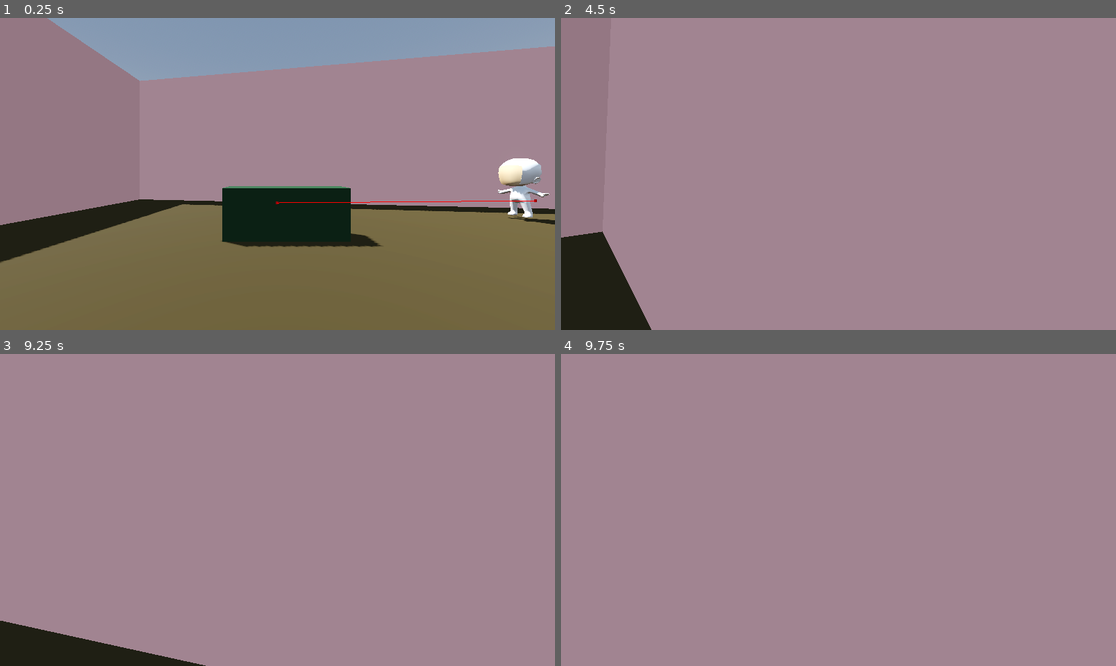
Above: before the commit, frames 1-4 (two rows, left to right).
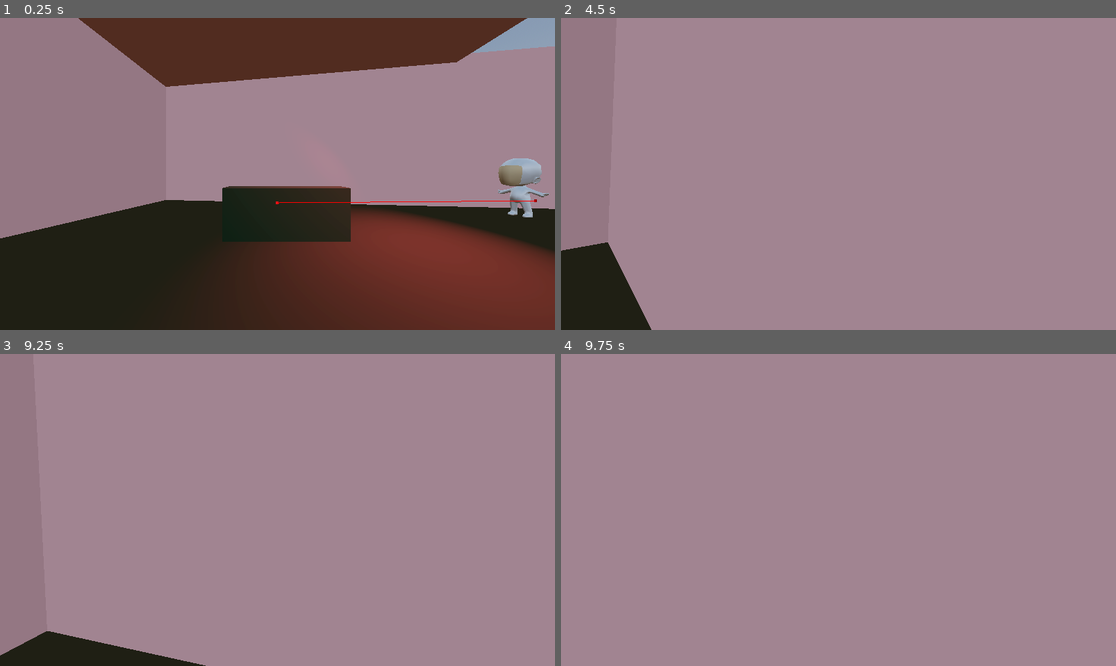
Above: after the commit, the same moments.

Repository: EppuKoskiranta/fgj26
Game: Godot game, scene res://root.tscn
The game is run twice, just before and just after one commit, with the same random seed, the same clock (stepped at 60 frames per second) and the same inputs.
Inputs (mouse positions are in pixels of both pictures, inside the frame that each line leads up to):
- Up to frame 1 (0.25 s): no input
- Up to frame 2 (4.5 s): tap Enter (ui_accept) at 0.5, 0.77, 1.52, 2, 2.75, 3.02, 3.5, 3.77, 4.25 s; move the mouse to (866, 174) at 0.52 s; hold Up (move_forward) from 0.53 s (still down); right-click (866, 174) at 0.6 s; click (866, 174) at 0.67 s; move the mouse to (810, 174) at 1.27 s; tap E (interact) at 1.35 s; move the mouse to (849, 167) at 2.02 s; tap Tab at 2.1, 4.35 s; move the mouse to (832, 180) at 2.77 s; right-click (832, 180) at 2.85 s; click (832, 180) at 2.92 s; move the mouse to (877, 177) at 3.52 s; hold E (interact) 3.53-4.28 s; move the mouse to (794, 170) at 4.27 s
- Up to frame 3 (9.25 s): tap Enter (ui_accept) at 4.52, 5.75, 6.02, 6.77, 7.52, 9.02 s; move the mouse to (283, 510) at 5.02 s; right-click (283, 510) at 5.1 s; click (283, 510) at 5.17 s; move the mouse to (255, 503) at 5.77 s; release Up (move_forward) at 5.78 s; hold Right (move_right) 5.78-6.53 s; tap E (interact) at 5.85 s; move the mouse to (305, 510) at 6.52 s; hold Up (move_forward) 6.53-8.78 s; tap Tab at 6.6, 8.85 s; move the mouse to (249, 510) at 7.27 s; right-click (249, 510) at 7.35 s; click (249, 510) at 7.42 s; move the mouse to (288, 503) at 8.02 s; hold E (interact) 8.03-8.78 s; move the mouse to (271, 516) at 8.77 s; hold Left (move_left) from 8.78 s (still down)
- Up to frame 4 (9.75 s): move the mouse to (877, 513) at 9.52 s; release Left (move_left) at 9.53 s; hold Up (move_forward) from 9.53 s (still down); right-click (877, 513) at 9.6 s; click (877, 513) at 9.67 s

The runs differ from the first frame. In frame 1, 50% of the frame differs, in the area x 0-100%, y 0-100%; in frame 2, 0.3%; in frame 3, 0.5%; in frame 4, nothing differs.

Commit message:
Add lights

Diff:
--- a/fgj-26-godot/Map/placeholder_map.tscn
+++ b/fgj-26-godot/Map/placeholder_map.tscn
@@ -338,7 +338,7 @@
 [node name="Room" type="Node3D" parent="MapElements" unique_id=2103401445]
 
 [node name="Node3D" type="Node3D" parent="MapElements/Room" unique_id=75926161]
-transform = Transform3D(1, 0, 0, 0, 1, 0, 0, 0, 1, -1.1653576, 3.5, -8.635)
+transform = Transform3D(1, 0, 0, 0, 1, 0, 0, 0, 1, -1.1653576, 3.5, -6.9487705)
 
 [node name="MeshInstance3D" type="MeshInstance3D" parent="MapElements/Room/Node3D" unique_id=1572267433]
 transform = Transform3D(1.4028071, 0, 0, 0, 1, 0, 0, 0, 1, 0, 0, 0)
@@ -383,13 +383,61 @@
 [node name="CollisionShape3D" type="CollisionShape3D" parent="MapElements/Room/Node3D4/StaticBody3D" unique_id=1750980690]
 shape = SubResource("BoxShape3D_4hwbv")
 
+[node name="roof" type="Node3D" parent="MapElements/Room" unique_id=2788925]
+transform = Transform3D(1, 0, 0, 0, 0.044689745, -1.0375963, 0, 6.322194, 0.007334465, -2.3307152, 7, -13.897541)
+
+[node name="MeshInstance3D" type="MeshInstance3D" parent="MapElements/Room/roof" unique_id=807391384]
+transform = Transform3D(1.4028071, 0, 0, 0, 1, 0, 0, 0, 1, 0, 0, 0)
+mesh = SubResource("BoxMesh_lqxhj")
+
+[node name="StaticBody3D" type="StaticBody3D" parent="MapElements/Room/roof" unique_id=1228847530]
+
+[node name="CollisionShape3D" type="CollisionShape3D" parent="MapElements/Room/roof/StaticBody3D" unique_id=92323500]
+shape = SubResource("BoxShape3D_4hwbv")
+
+[node name="Lights" type="Node3D" parent="MapElements/Room" unique_id=188815734]
+
+[node name="SpotLight3D" type="SpotLight3D" parent="MapElements/Room/Lights" unique_id=1971689153]
+transform = Transform3D(-0.974566, 1.5684886e-08, 0.22410075, 0.21627322, 0.26198703, 0.94052577, -0.05871147, 0.96507144, -0.25532365, -11.205537, 6.5046816, -0.040060043)
+light_color = Color(0.7886608, 0.48736185, 0.32654327, 1)
+light_energy = 7.68
+light_indirect_energy = 4.107
+light_size = 0.188
+light_specular = 2.209
+spot_range = 9.54
+spot_attenuation = 0.61
+spot_angle_attenuation = 0.7578596
+
+[node name="SpotLight3D2" type="SpotLight3D" parent="MapElements/Room/Lights" unique_id=819821326]
+transform = Transform3D(0.9454218, 0.19683796, -0.2596775, 0.021745108, 0.7570373, 0.6530099, 0.32512265, -0.6230166, 0.7114394, 3.1364722, 5.747689, 5.6423645)
+light_color = Color(0.9047478, 0.37205693, 0.4062181, 1)
+light_energy = 7.68
+light_indirect_energy = 4.107
+light_size = 0.188
+light_specular = 2.209
+spot_range = 9.54
+spot_attenuation = 0.61
+spot_angle_attenuation = 0.7578596
+
+[node name="SpotLight3D3" type="SpotLight3D" parent="MapElements/Room/Lights" unique_id=1829332151]
+transform = Transform3D(1, 0, 0, 0, 0.4519366, 0.8920501, 0, -0.8920501, 0.4519366, -7.3428435, 6.7462425, 5.5013127)
+light_color = Color(0.73283917, 0.50362307, 0.5049133, 1)
+light_energy = 7.68
+light_indirect_energy = 4.107
+light_size = 0.188
+light_specular = 2.209
+shadow_enabled = true
+spot_range = 9.54
+spot_attenuation = 0.61
+spot_angle_attenuation = 0.7578596
+
 [node name="Environment" type="Node" parent="." unique_id=1827130198]
 
 [node name="WorldEnvironment" type="WorldEnvironment" parent="Environment" unique_id=1031688576]
 environment = SubResource("Environment_urlq3")
 
 [node name="Sun" type="DirectionalLight3D" parent="Environment" unique_id=44751922]
-transform = Transform3D(-0.8660254, -0.43301278, 0.25, 0, 0.49999997, 0.86602545, -0.50000006, 0.75, -0.43301266, 0, 0, 0)
+transform = Transform3D(-0.8660254, -0.43301278, 0.25, 0, 0.49999997, 0.86602545, -0.50000006, 0.75, -0.43301266, -15.351292, 7.68246, -9.222078)
 shadow_enabled = true
 
 [node name="NavigationRegion3D" type="NavigationRegion3D" parent="." unique_id=773953880]
